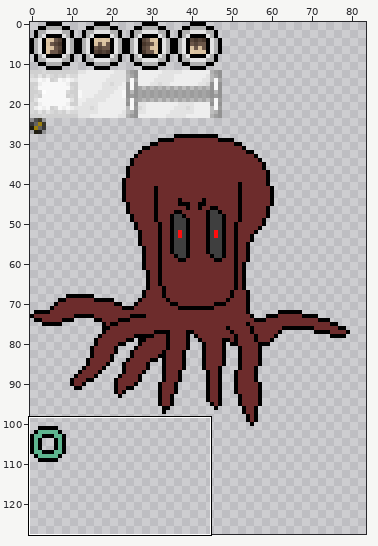
Edited in one commit: sprite sheet (Sprite_Sheet.png). Above, an overview of the earlier version with the close-up marked.
Close-up. Before the edit:
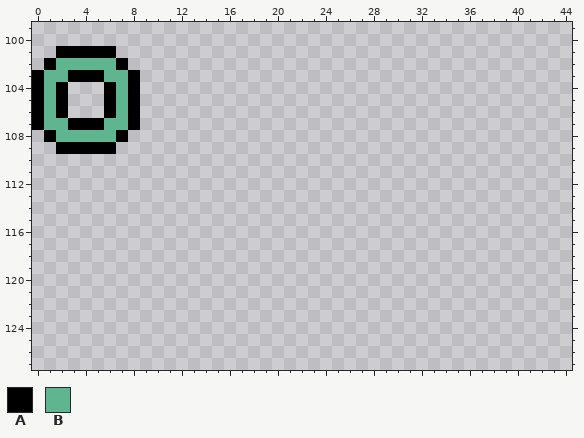
The file is 128x128 pixels. Pixels under 10% opacity are left out. Colours within 5 levels of each other are drawn and written as one. Shown: x 0..44, y 99..127. The wide view leaves out empty margins.
Palette (. is transparent): A #000000  B #5eb58f
Pixels before, first column x 0:
101 ..AAAAA..
102 .ABBBBBA.
103 ABBAAABBA
104 ABA...ABA
105 ABA...ABA
106 ABA...ABA
107 ABBAAABBA
108 .ABBBBBA.
109 ..AAAAA..
After:
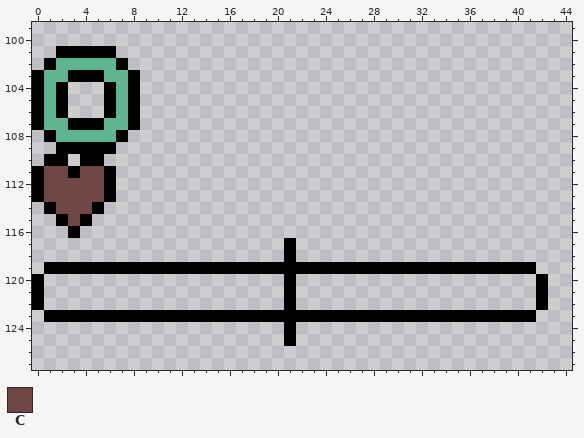
Colours new in this view: C #704545
Diff:
The edit adds colour A in row 110 at x 1 to 2 and 4 to 5; in row 111 at x 0, 3 and 6; in rows 112 to 113 at x 0 and 6; in row 114 at x 1 and 5; in row 115 at x 2 and 4; in row 116 at x 3.
The edit adds colour A in rows 117 to 118 at x 21; in row 119 at x 1 to 41; in rows 120 to 122 at x 0, 21 and 42; in row 123 at x 1 to 41; in rows 124 to 125 at x 21.
The edit adds colour C in row 111 at x 1 to 2 and 4 to 5; in rows 112 to 113 at x 1 to 5; in row 114 at x 2 to 4; in row 115 at x 3.
